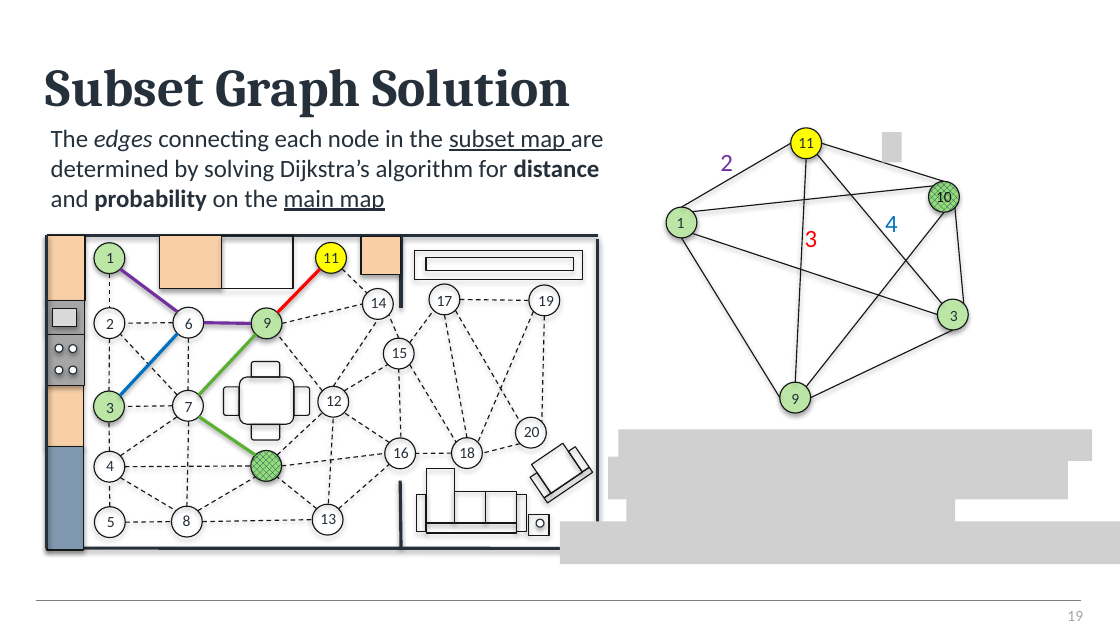
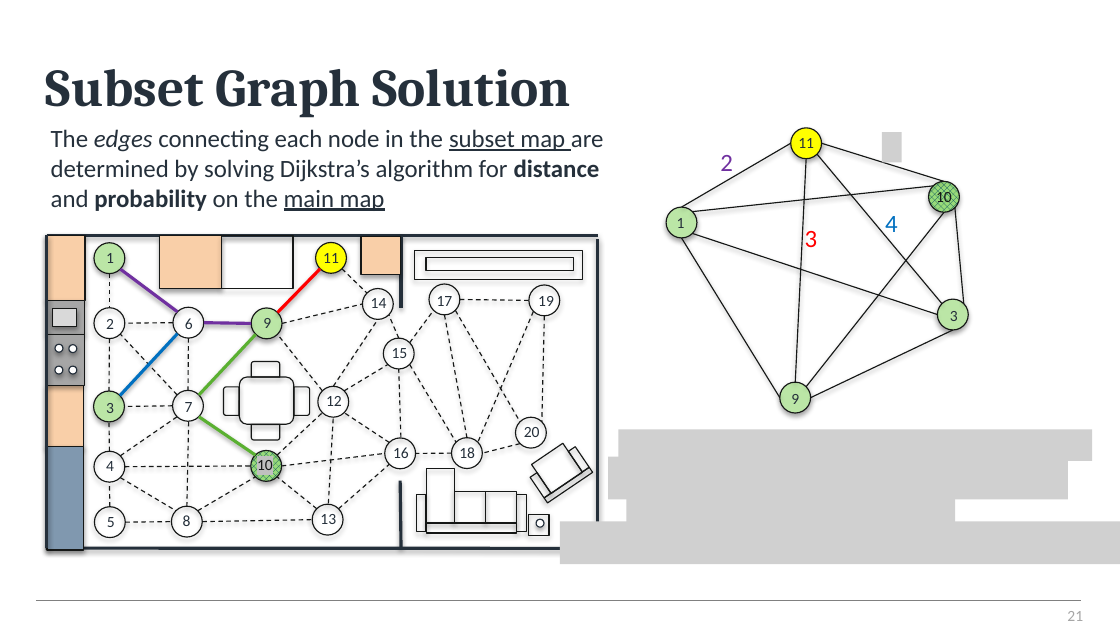
Before and after one commit to hysterr/York_Abstract_Navigation, a slide deck: slide 21 of December_2021.pptx (slide 19 before the commit). Drawn at 1120x631 pixels with LibreOffice and Linux fonts; fonts in the diff are those of the drawing; grey boxes stand for pictures; background and template pictures are left out. Boxes give left, top, right and bottom in pixels: in the first picture for what was removed or moved away, otherwise in the second. Text is boxed around its words. In the diff, an @@ line names an element or a change of style, - is before the commit and + after.

```diff
--- a/December_2021.pptx
+++ b/December_2021.pptx
@@ text added at [257, 460, 273, 470], 10 pt, text #161817 @@
+10
@@ page number at [1067, 611, 1083, 621]: text changed @@
-19
+21
```
Also in this commit, not shown: 18 other slides changed, 3 slides added, 6 other files.
